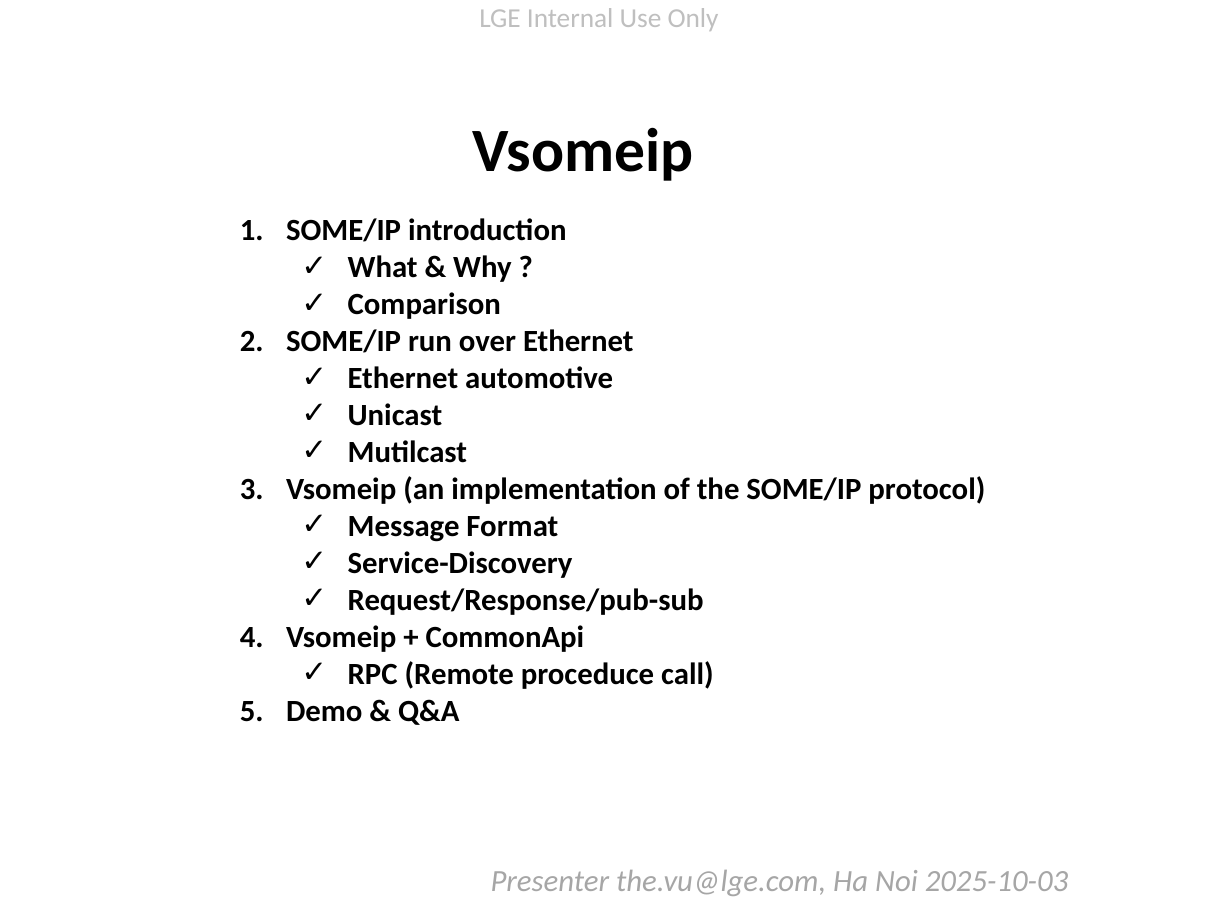
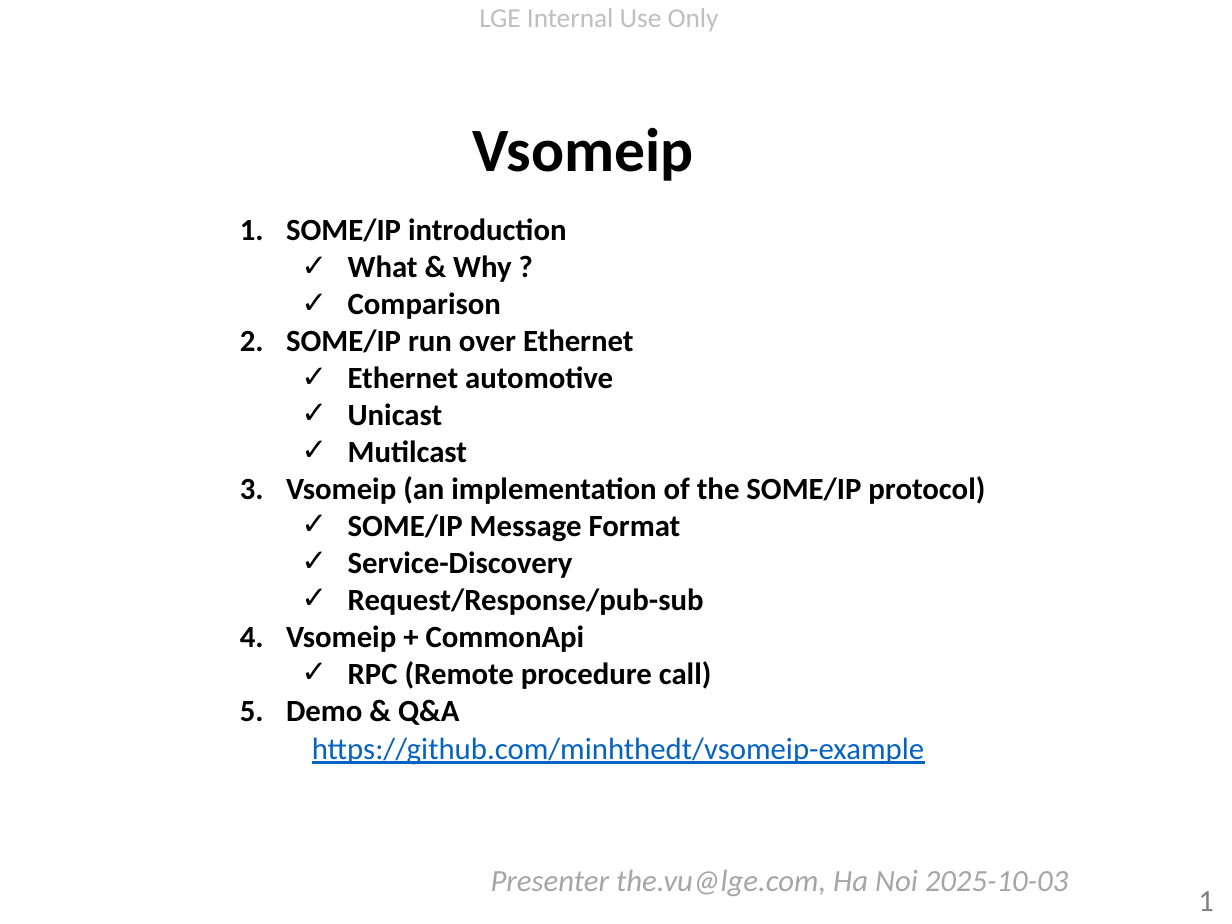
Before and after one commit to minhthedt/vsomeip-example, a slide deck: slide 1 of doc/Vsomeip knowledge.pptx. Drawn at 1232x924 pixels with LibreOffice and Linux fonts; fonts in the diff are those of the drawing; background and template pictures are left out. Boxes give left, top, right and bottom in pixels: in the first picture for what was removed or moved away, otherwise in the second. Text is boxed around its words. In the diff, an @@ line names an element or a change of style, - is before the commit and + after.

```diff
--- a/doc/Vsomeip knowledge.pptx
+++ b/doc/Vsomeip knowledge.pptx
@@ text at (x1=348, y1=514, x2=681, y2=542): text changed @@
-  ✓ Message Format
+  ✓ SOME/IP Message Format
@@ text at (x1=348, y1=661, x2=712, y2=689): text changed @@
-  ✓ RPC (Remote proceduce call)
+  ✓ RPC (Remote procedure call)
@@ text added at (x1=312, y1=737, x2=924, y2=765), 18 pt, text #0563C1, underline @@
+https://github.com/minhthedt/vsomeip-example
@@ page number added at (x1=1198, y1=891, x2=1214, y2=911), 18 pt, text #808080 @@
+1
```
Also in this commit, not shown: 12 other slides changed, 3 slides added, 6 other files.
